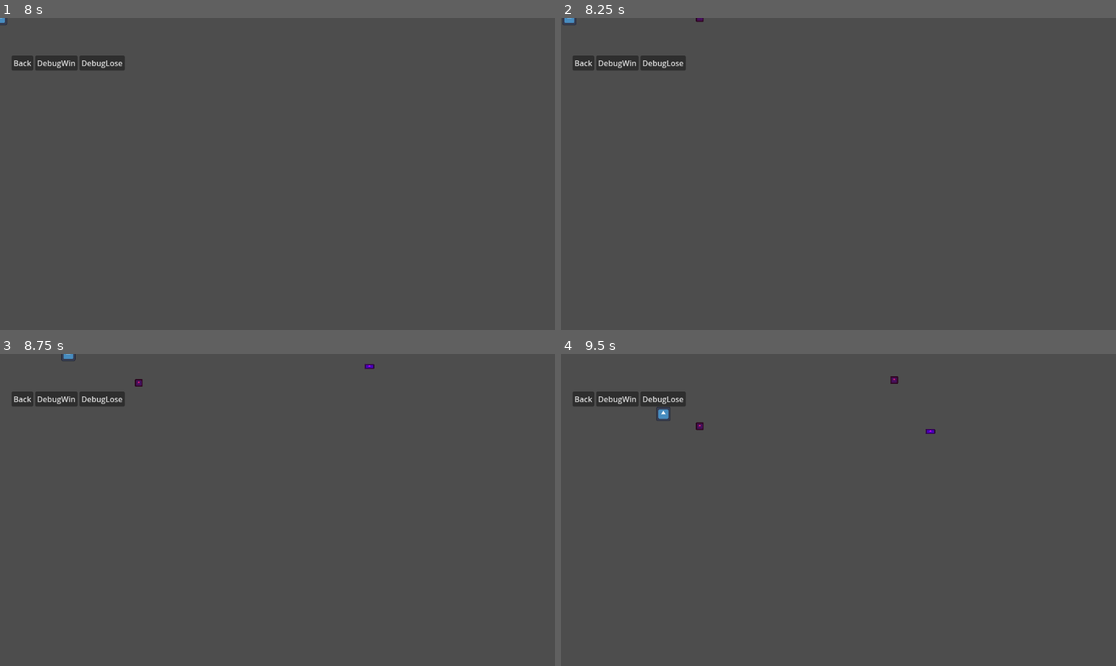
Above: before the commit, frames 1-4 (two rows, left to right).
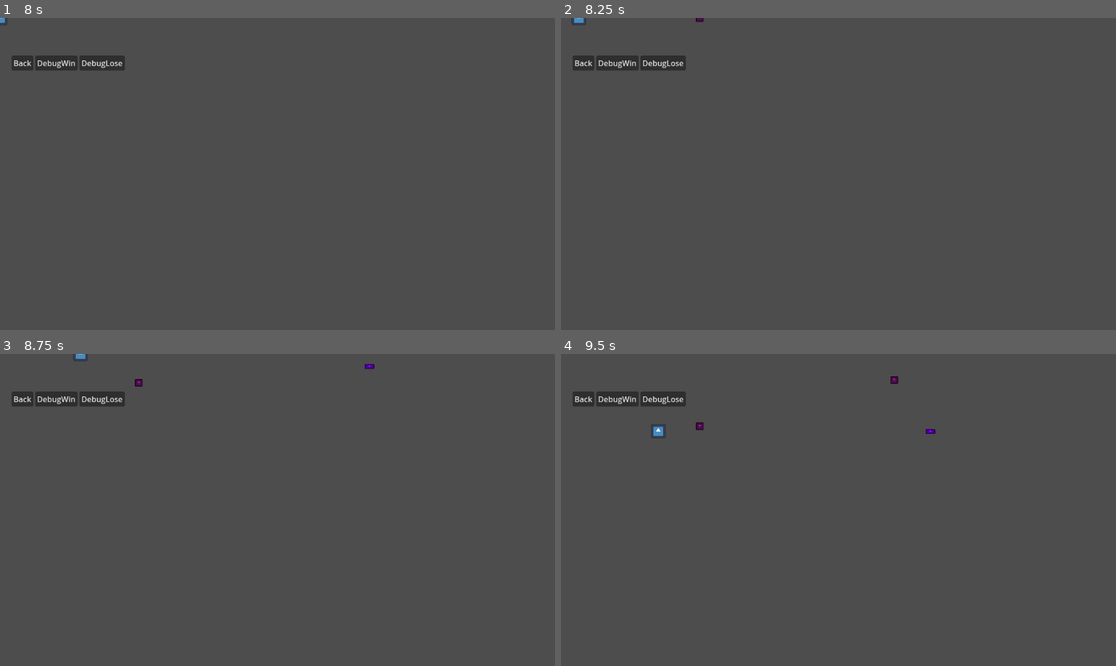
Above: after the commit, the same moments.

Repository: RobinPilt/UTGJ2025_c4
Game: Godot game, scene res://scenes/core/main.tscn
The game is run twice, just before and just after one commit, with the same random seed, the same clock (stepped at 60 frames per second) and the same inputs. The engine's default icon, where the game draws it, is replaced by a stand-in: a white triangle on a blue panel in a dark square.
Inputs:
- Up to frame 1 (8 s): click "Start" at 0.5 s; click "[Easy] Zara of Andromeda — An…" at 1.25 s; click "DebugWin" at 2 s; click "Marry" at 2.75 s; click "[Easy] Zara of Andromeda — An…" at 3.5 s; click "DebugLose" at 4.25 s; click "Try again" at 5 s; click "[Normal] Blorblax the Kind — …" at 5.75 s; click "Back" at 6.5 s; click "[Normal] Blorblax the Kind — …" at 7.25 s
- Up to frame 2 (8.25 s): tap Enter (ui_accept) at 8 s; hold D (move_right) from 8.03 s (still down)
- Up to frame 3 (8.75 s): keep holding D (move_right); tap Enter (ui_accept) at 8.27 s
- Up to frame 4 (9.5 s): release D (move_right) at 8.78 s; hold S (move_down) from 8.78 s (still down); tap Enter (ui_accept) at 9.02 s

Frame 1 is identical in both runs. In frame 2, less than 0.1% of the frame differs, in the area x 0-5%, y 0-3%; in frame 3, less than 0.1%; in frame 4, 0.2%, in the area x 16-20%, y 16-27%.

Commit message:
Changed PlayerShip.gd values

Diff:
--- a/koguja/scenes/minigame/PlayerShip.gd
+++ b/koguja/scenes/minigame/PlayerShip.gd
@@ -1,32 +1,32 @@
 extends CharacterBody2D
 
 @export var base_speed: float = 260.0
-@export var acceleration: float = 800.0
+@export var acceleration: float = 2000.0
 @export var friction: float = 600.0
 
 var current_velocity: Vector2 = Vector2.ZERO
 var viewport_size: Vector2 = Vector2.ZERO
 
 func _ready() -> void:
-    add_to_group("player")
-    viewport_size = get_viewport_rect().size
+	add_to_group("player")
+	viewport_size = get_viewport_rect().size
 
 func _physics_process(delta: float) -> void:
-    var input_vec: Vector2 = Vector2.ZERO
-    input_vec.x = Input.get_action_strength("move_right") - Input.get_action_strength("move_left")
-    input_vec.y = Input.get_action_strength("move_down") - Input.get_action_strength("move_up")
-    input_vec = input_vec.normalized()
+	var input_vec: Vector2 = Vector2.ZERO
+	input_vec.x = Input.get_action_strength("move_right") - Input.get_action_strength("move_left")
+	input_vec.y = Input.get_action_strength("move_down") - Input.get_action_strength("move_up")
+	input_vec = input_vec.normalized()
 
-    # Apply acceleration toward input direction
-    if input_vec != Vector2.ZERO:
-        current_velocity = current_velocity.move_toward(input_vec * base_speed, acceleration * delta)
-    else:
-        # Apply friction when no input
-        current_velocity = current_velocity.move_toward(Vector2.ZERO, friction * delta)
+	# Apply acceleration toward input direction
+	if input_vec != Vector2.ZERO:
+		current_velocity = current_velocity.move_toward(input_vec * base_speed, acceleration * delta)
+	else:
+		# Apply friction when no input
+		current_velocity = current_velocity.move_toward(Vector2.ZERO, friction * delta)
 
-    velocity = current_velocity
-    move_and_slide()
+	velocity = current_velocity
+	move_and_slide()
 
-    # Clamp inside window (simple, no camera yet)
-    position.x = clamp(position.x, 0.0, viewport_size.x)
-    position.y = clamp(position.y, 0.0, viewport_size.y)
+	# Clamp inside window (simple, no camera yet)
+	position.x = clamp(position.x, 0.0, viewport_size.x)
+	position.y = clamp(position.y, 0.0, viewport_size.y)
Not shown, added: koguja/assets/art/foxa.png.import
Not shown, added: koguja/assets/art/lucy.png.import
Not shown, added: koguja/assets/art/saask.png.import
